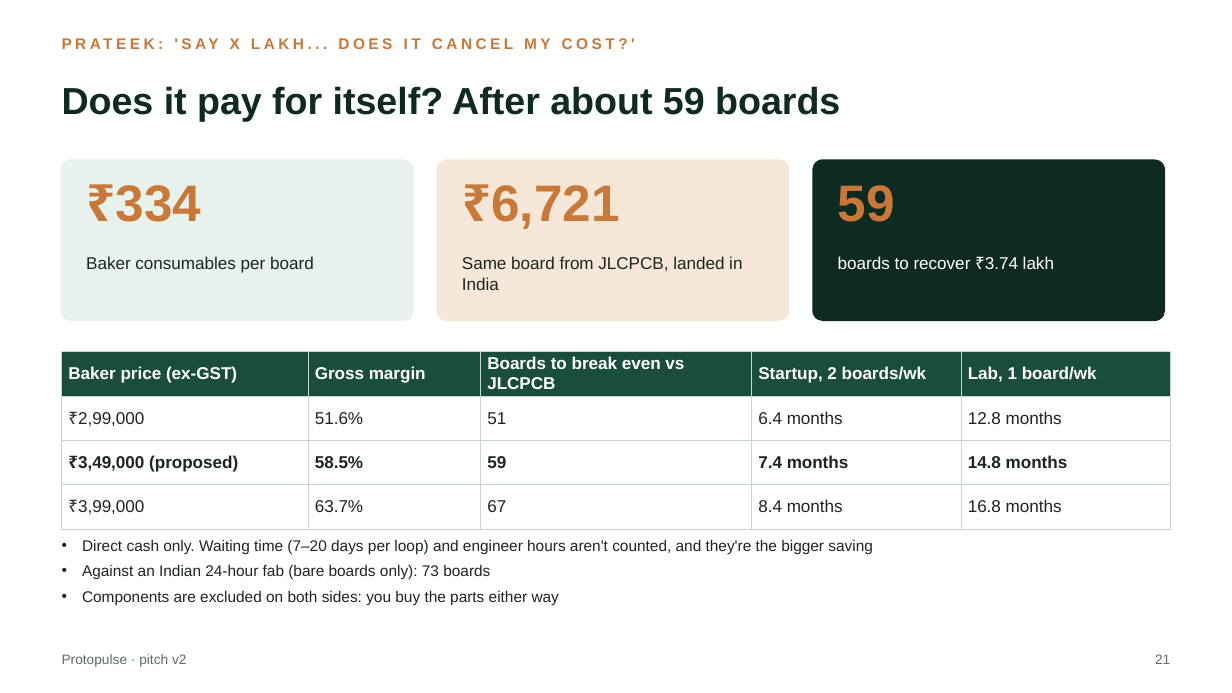
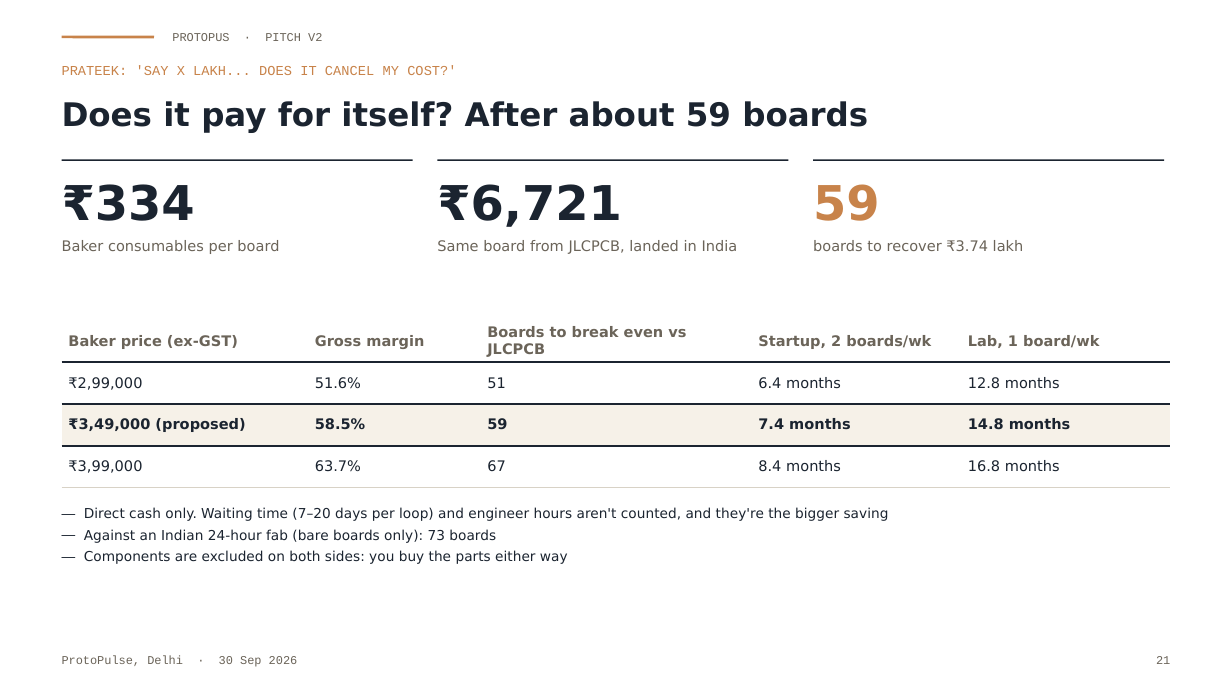
Before and after one commit to Soham-ece/nn, a slide deck: slide 21 of protopulse_murder_board/Protopulse_Pitch_v2.pptx. Drawn at 1232x693 pixels with LibreOffice and Linux fonts; fonts in the diff are those of the drawing. Boxes give left, top, right and bottom in pixels: in the first picture for what was removed or moved away, otherwise in the second. Text is boxed around its words. In the diff, an @@ line names an element or a change of style, - is before the commit and + after.

```diff
--- a/protopulse_murder_board/Protopulse_Pitch_v2.pptx
+++ b/protopulse_murder_board/Protopulse_Pitch_v2.pptx
@@ line added from (62, 37) to (154, 37), #C8834A 1.5 pt @@
@@ text at <box>172,33,322,41</box>: text changed; size 8 to 7 pt; font Arial to Courier New; text colour #5E6B66 to #6B6459 @@
-Protopulse · pitch v2
+PROTOPUS · PITCH V2
@@ text "Does it pay for itself? ...": place and size @@
-text "Does it pay for itself? ..." at <box>62,86,840,122</box>
+text "Does it pay for itself? ..." at <box>62,101,868,133</box>
@@ text "Does it pay for itself? ..." at <box>62,101,868,133</box>: size 22 to 19 pt, font Arial to DejaVu Sans, text colour #0F2A22 to #1B2430 @@
@@ text "PRATEEK: 'SAY X LAKH... DOES ...": place and size @@
-text "PRATEEK: 'SAY X LAKH... DOES ..." at <box>230,38,240,49</box>
+text "PRATEEK: 'SAY X LAKH... DOES ..." at <box>62,65,456,75</box>
@@ text "PRATEEK: 'SAY X LAKH... DOES ..." at <box>62,65,456,75</box>: size 9 to 8 pt, font Arial to Courier New, text colour #C8793A to #C8834A, letter spacing 2 to 0 pt, bold off @@
@@ text "₹334": place and size @@
-text "₹334" at <box>116,185,202,222</box>
+text "₹334" at <box>62,184,195,221</box>
@@ text "₹334" at <box>62,184,195,221</box>: size 30 to 28 pt, font Arial to DejaVu Sans, text colour #C8793A to #1B2430 @@
@@ rounded rectangle removed at <box>62,160,413,320</box> @@
@@ line added from (62, 160) to (413, 160), #1B2430 0.9 pt @@
@@ text "₹6,721" at <box>437,184,621,227</box>: size 30 to 28 pt, font Arial to DejaVu Sans, text colour #C8793A to #1B2430 @@
@@ text "₹6,721": place and size @@
-text "₹6,721" at <box>491,185,619,229</box>
+text "₹6,721" at <box>437,184,621,227</box>
@@ rounded rectangle removed at <box>437,160,788,320</box> @@
@@ line added from (437, 160) to (788, 160), #1B2430 0.9 pt @@
@@ text "59": place and size @@
-text "59" at <box>838,185,895,222</box>
+text "59" at <box>813,184,880,221</box>
@@ text "59" at <box>813,184,880,221</box>: size 30 to 28 pt, font Arial to DejaVu Sans, text colour #C8793A to #C8834A @@
@@ rounded rectangle removed at <box>813,160,1164,320</box> @@
@@ line added from (813, 160) to (1164, 160), #1B2430 0.9 pt @@
@@ text "Baker consumables per board": place and size @@
-text "Baker consumables per board" at <box>86,256,314,273</box>
+text "Baker consumables per board" at <box>62,240,279,254</box>
@@ text "Baker consumables per board" at <box>62,240,279,254</box>: size 10 to 8.5 pt, font Arial to DejaVu Sans, text colour #1D2522 to #6B6459 @@
@@ text "Same board from JLCPCB, landed ..." at <box>437,240,738,254</box>: size 10 to 8.5 pt, font Arial to DejaVu Sans, text colour #1D2522 to #6B6459 @@
@@ text "Same board from JLCPCB, landed ...": place and size @@
-text "Same board from JLCPCB, landed ..." at <box>462,256,742,290</box>
+text "Same board from JLCPCB, landed ..." at <box>437,240,738,254</box>
@@ text "boards to recover ₹3.74 lakh": place and size @@
-text "boards to recover ₹3.74 lakh" at <box>838,256,1054,269</box>
+text "boards to recover ₹3.74 lakh" at <box>813,240,1024,251</box>
@@ text "boards to recover ₹3.74 lakh" at <box>813,240,1024,251</box>: size 10 to 8.5 pt, font Arial to DejaVu Sans, text colour #FFFFFF to #6B6459 @@
@@ table at <box>62,320,1170,477</box> @@
@@ fill #1B4D3E to none in row 1 @@
@@ fill none to #F6F1E8 in row 3 @@
@@ size 10 to 8.5 pt, font Arial to DejaVu Sans @@
@@ text colour #FFFFFF to #6B6459 in "Baker price (ex-GST)", "Gross margin", "Boards to break even vs JLCPCB", "Startup, 2 boards/wk" and 1 more places @@
@@ text colour #1D2522 to #1B2430 in "₹2,99,000", "51.6%", "51", "6.4 months" and 11 more places @@
@@ borders changed @@
@@ table: place and size @@
-table at <box>62,351,1170,518</box>
+table at <box>62,320,1170,477</box>
@@ text "Direct cash only. Waiting time ...": place and size @@
-text "Direct cash only. Waiting time ..." at <box>82,539,873,605</box>
+text "Direct cash only. Waiting time ..." at <box>84,507,889,564</box>
@@ text "Direct cash only. Waiting time ..." at <box>84,507,889,564</box>: size 9 to 8 pt, font Arial to DejaVu Sans, text colour #1D2522 to #1B2430; bullet • to —; less space between paragraphs @@
@@ text added at <box>62,656,298,667</box>, 7 pt, text #6B6459 @@
+ProtoPulse, Delhi · 30 Sep 2026
@@ text "21" at <box>1156,656,1170,664</box>: size 8 to 7 pt, font Arial to Courier New, text colour #5E6B66 to #6B6459 @@
```
Also in this commit, not shown: 29 other slides changed.
